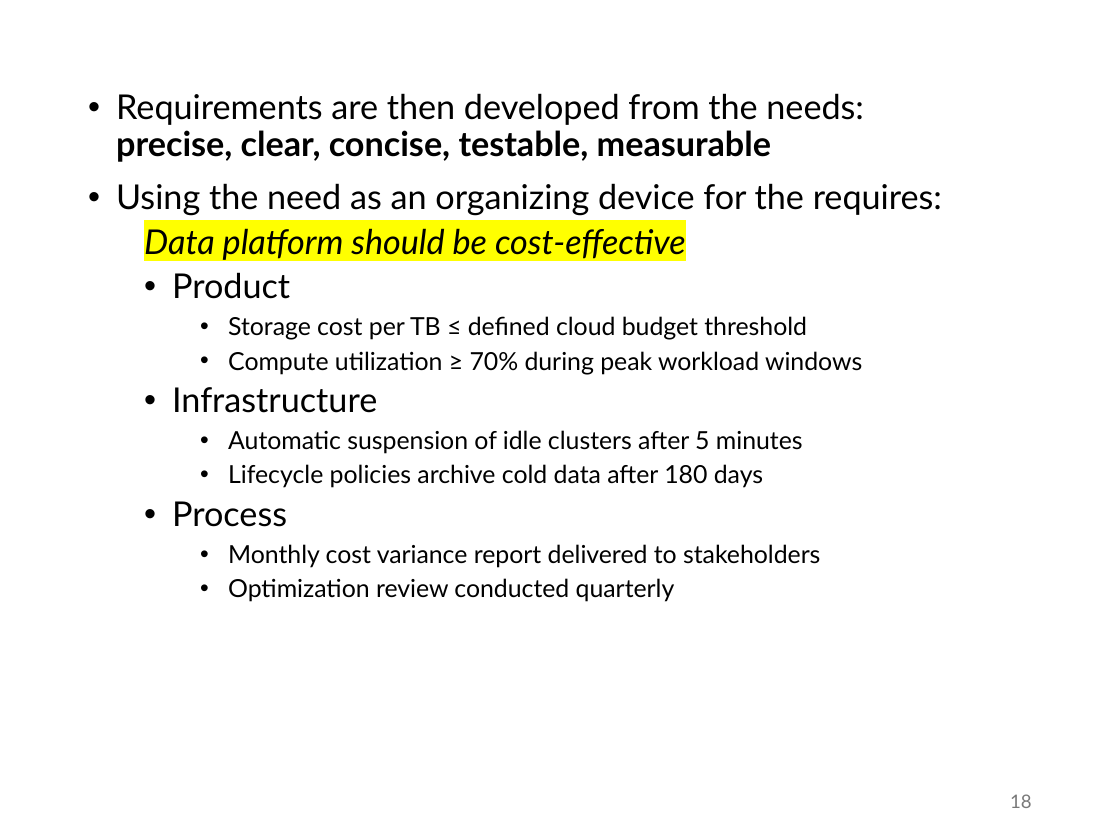
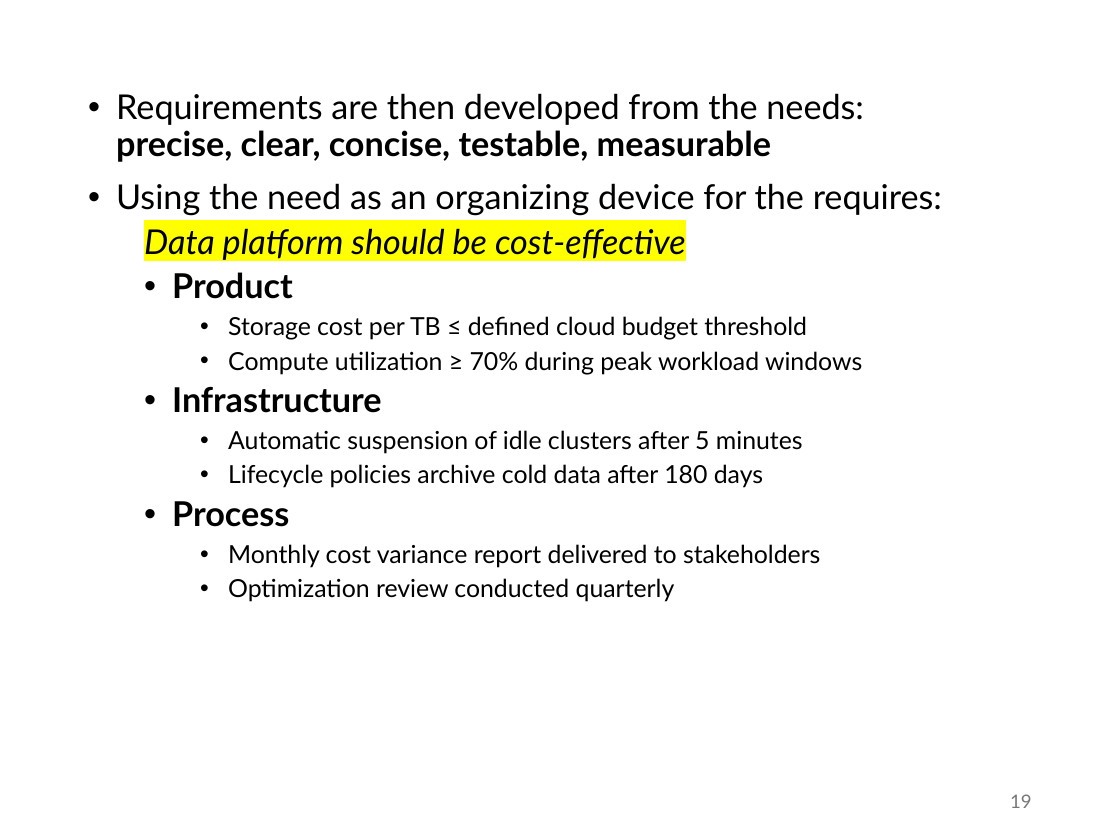
Before and after one commit to abuabara/abuabara.github.io, a slide deck: slide 19 of DAEN460S26/week6.pptx (slide 18 before the commit). Drawn at 1120x840 pixels with LibreOffice and Linux fonts; fonts in the diff are those of the drawing. Boxes give left, top, right and bottom in pixels: in the first picture for what was removed or moved away, otherwise in the second. Text is boxed around its words. In the diff, an @@ line names an element or a change of style, - is before the commit and + after.

```diff
--- a/DAEN460S26/week6.pptx
+++ b/DAEN460S26/week6.pptx
@@ text at (172, 272, 382, 527): bold on in "Product", "Infrastructure", "Process" @@
@@ page number at (1010, 794, 1032, 808): text changed @@
-18
+19
```
Also in this commit, not shown: 7 other slides changed, 2 slides added, 1 slide removed, 1 other file.
